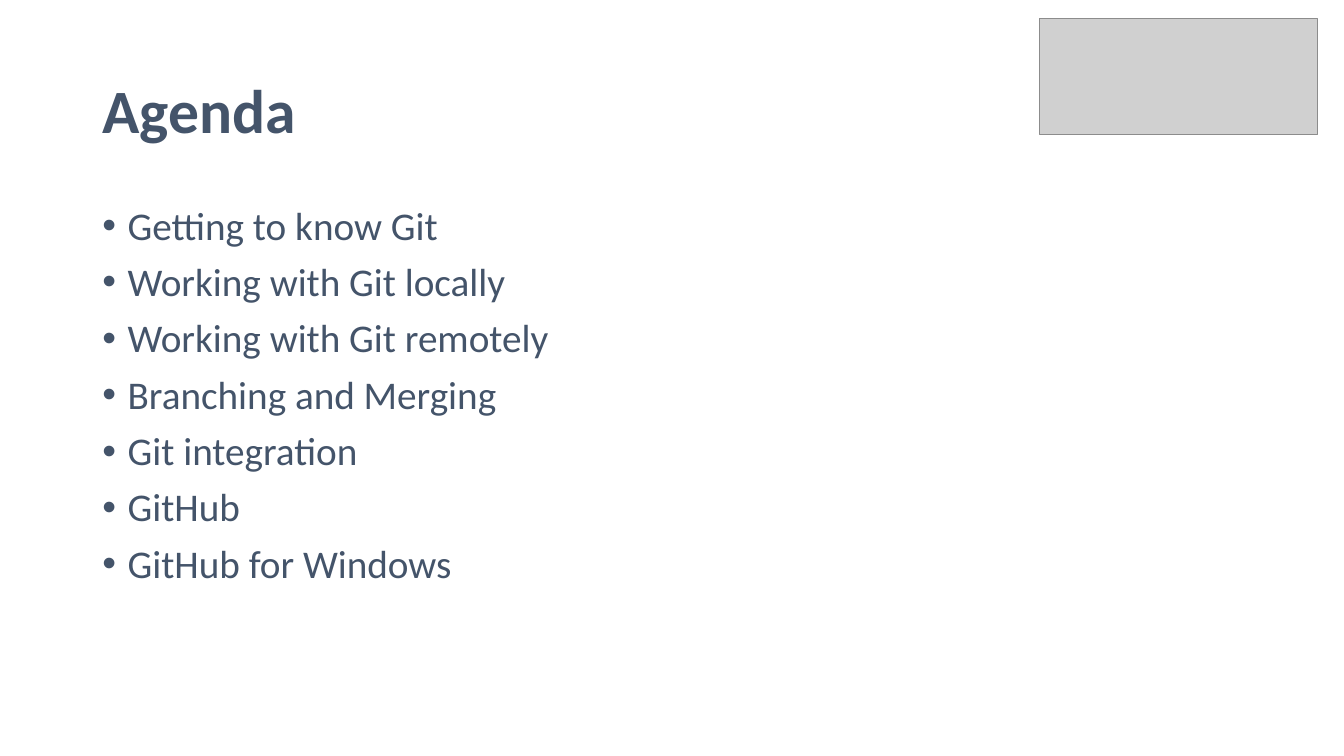
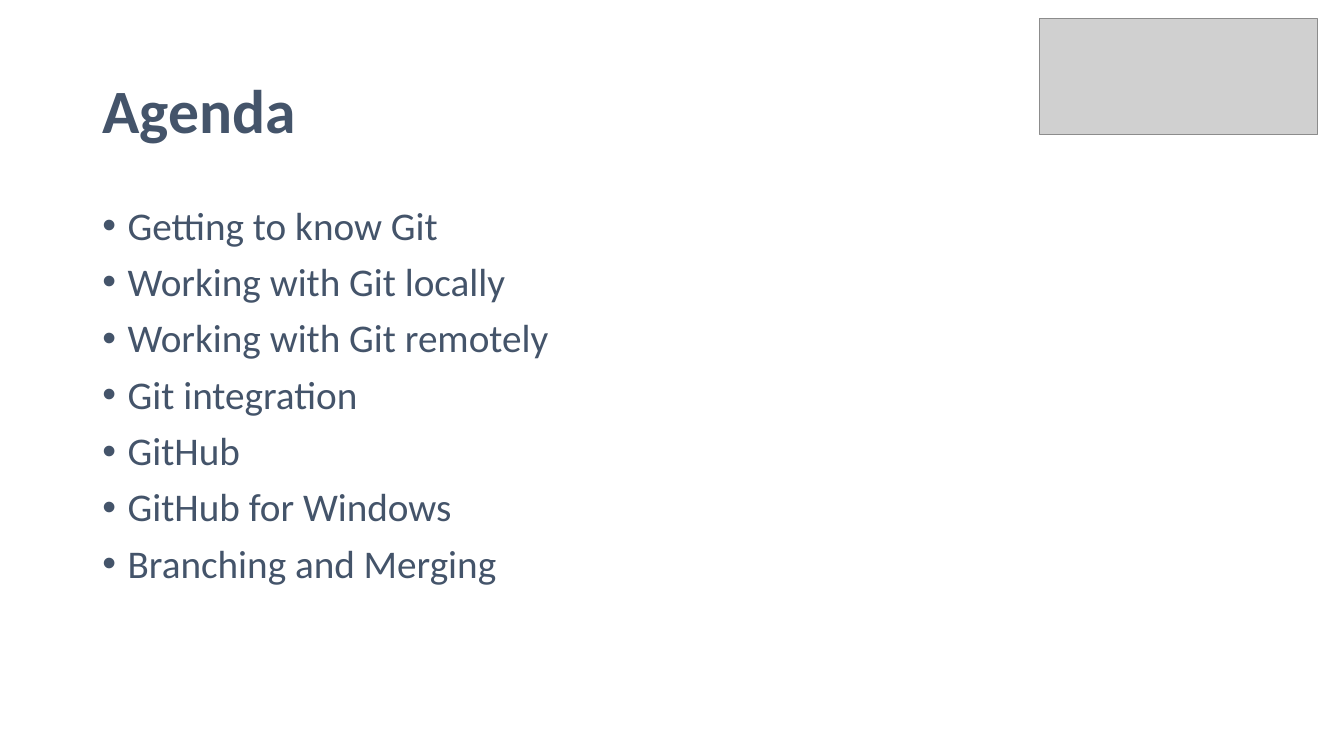
Before and after one commit to noelmcgrath/GitPresentation, a slide deck: slide 2 of Introduction to Git and GitHub.pptx. Drawn at 1344x756 pixels with LibreOffice and Linux fonts; fonts in the diff are those of the drawing; grey boxes stand for pictures. Boxes give left, top, right and bottom in pixels: in the first picture for what was removed or moved away, otherwise in the second. Text is boxed around its words. In the diff, an @@ line names an element or a change of style, - is before the commit and + after.

```diff
--- a/Introduction to Git and GitHub.pptx
+++ b/Introduction to Git and GitHub.pptx
@@ text at <box>128,381,496,416</box>: paragraph removed @@
-• Branching and Merging
@@ text at <box>128,550,496,585</box>: paragraph added @@
+• Branching and Merging
```
Also in this commit, not shown: 5 other slides changed, 4 slides added.
